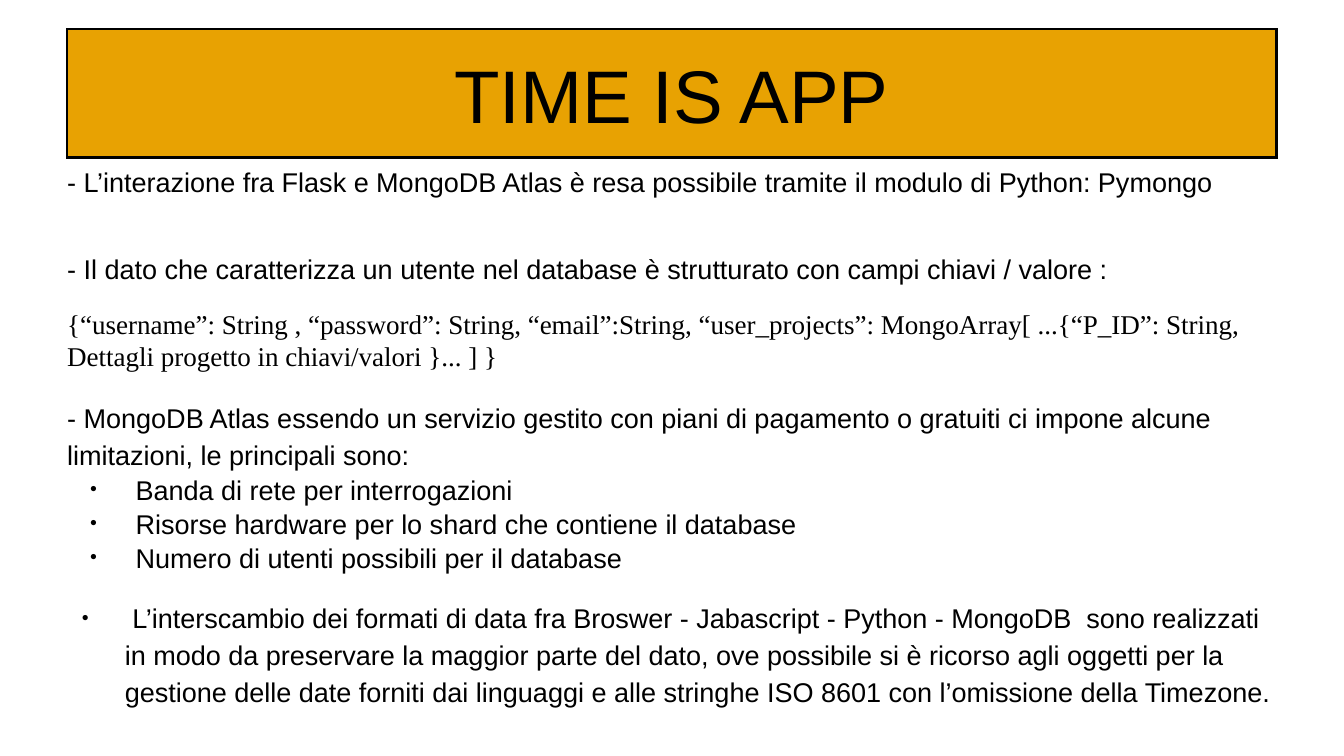
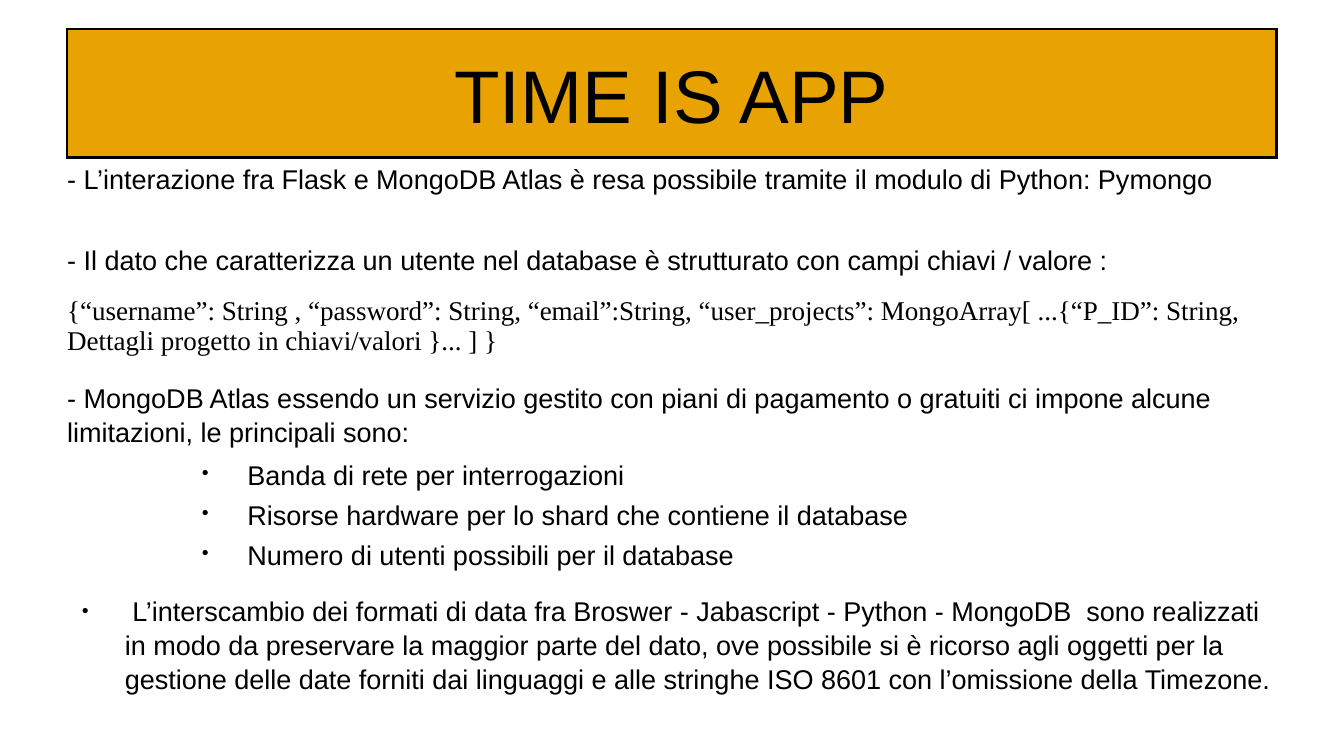
Before and after one commit to Kilne/Progetto_TecWeb, a slide deck: slide 4 of Relazioni/Maiuri.odp. Drawn at 1344x756 pixels with LibreOffice and Linux fonts; fonts in the diff are those of the drawing. Boxes give left, top, right and bottom in pixels: in the first picture for what was removed or moved away, otherwise in the second. Text is boxed around its words. In the diff, an @@ line names an element or a change of style, - is before the commit and + after.

```diff
--- a/Relazioni/Maiuri.odp
+++ b/Relazioni/Maiuri.odp
@@ text "- L’interazione fra Flask e ..." at (67,169,1270,694): line spacing 0.6 to 0.5; line spacing 1 to 0.9; line spacing 1.15 to 1.05; indent changed; more space between paragraphs @@
```
Also in this commit, not shown: 2 other slides changed.
